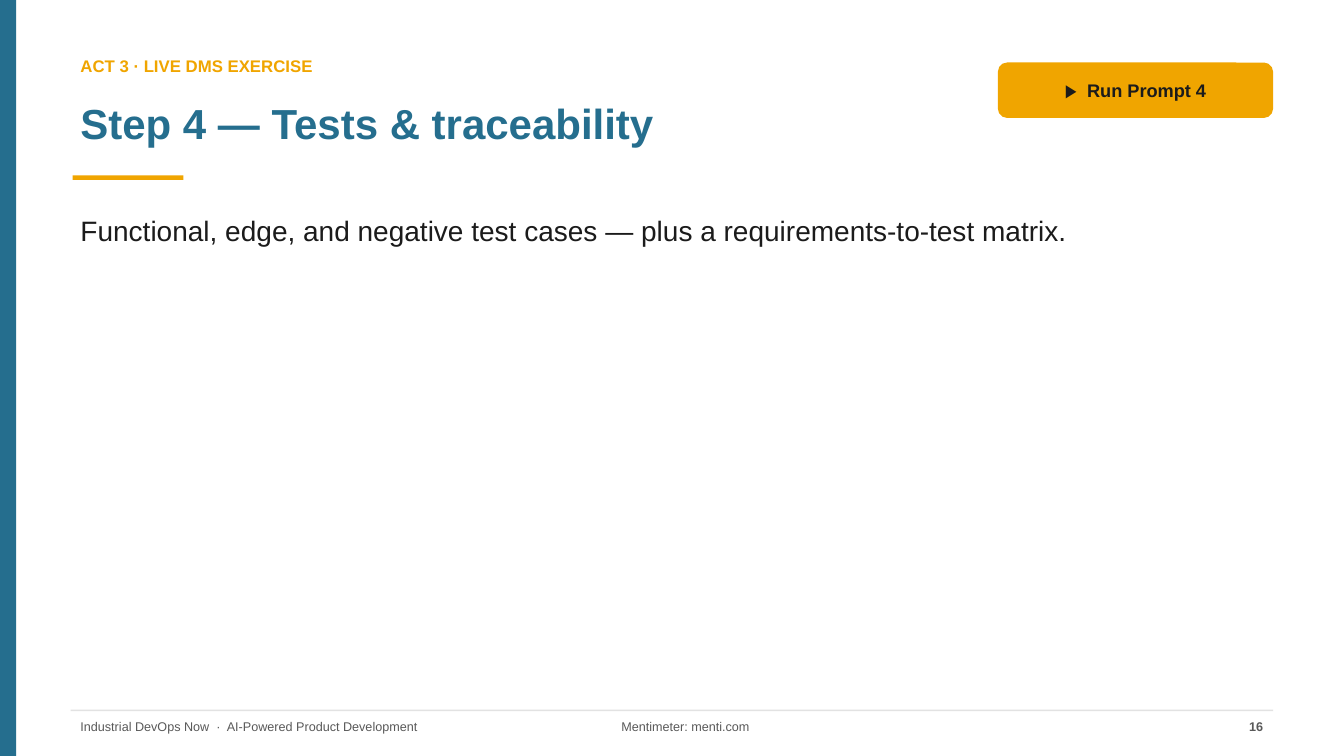
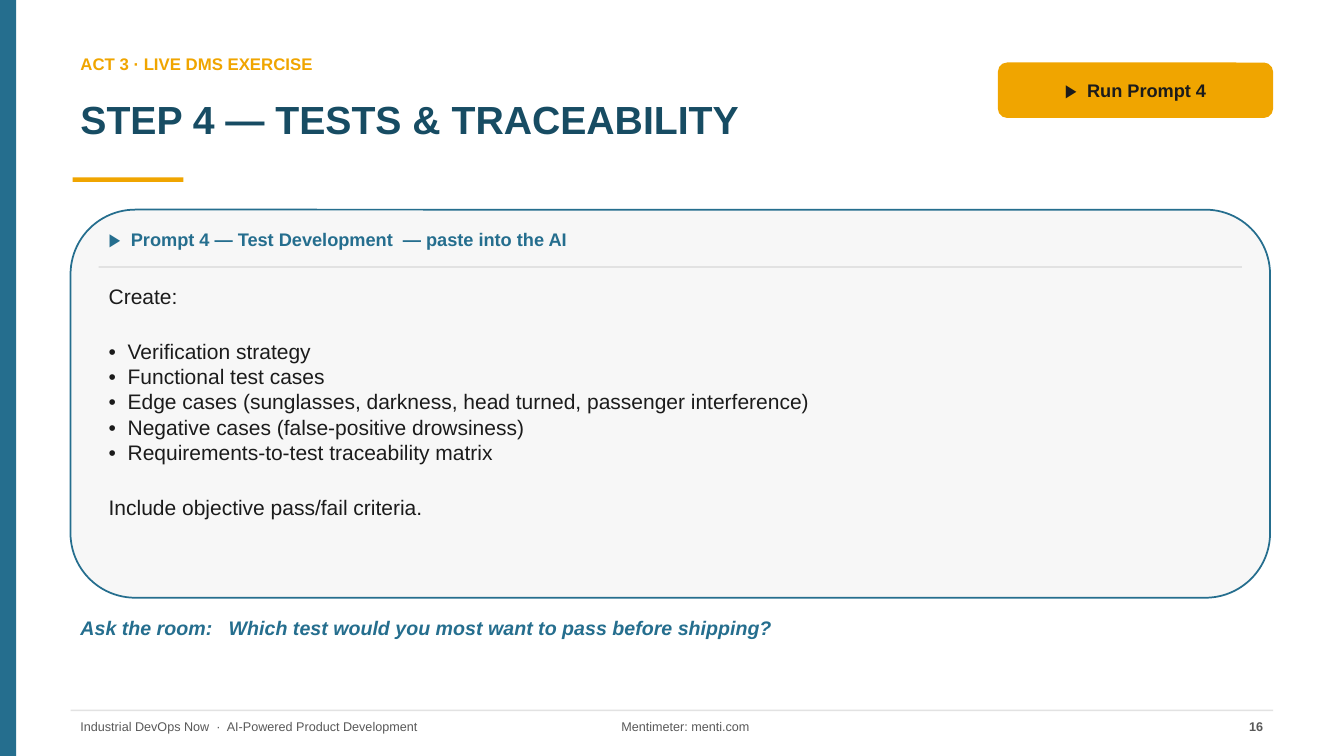
Before and after one commit to rockinryeman/SDLC-Workshop, a slide deck: slide 16 of dms-workshop/AI-Powered-Product-Development_DMS.pptx. Drawn at 1344x756 pixels with LibreOffice and Linux fonts; fonts in the diff are those of the drawing. Boxes give left, top, right and bottom in pixels: in the first picture for what was removed or moved away, otherwise in the second. Text is boxed around its words. In the diff, an @@ line names an element or a change of style, - is before the commit and + after.

```diff
--- a/dms-workshop/AI-Powered-Product-Development_DMS.pptx
+++ b/dms-workshop/AI-Powered-Product-Development_DMS.pptx
@@ text at box(80, 106, 739, 135): text changed; size 30 to 28 pt; text colour #256E8E to #174C63 @@
-Step 4 — Tests & traceability
+STEP 4 — TESTS & TRACEABILITY
@@ rounded rectangle added at box(71, 210, 1270, 598), fill #F7F7F7, outline #256E8E 1.25 pt @@
@@ text removed at box(80, 220, 1066, 246) @@
-Functional, edge, and negative test cases — plus a requirements-to-test matrix.
@@ text added at box(131, 232, 567, 250), 13 pt, text #256E8E, bold @@
+▶ Prompt 4 — Test Development — paste into the AI
@@ rectangle added at box(99, 266, 1242, 268), fill #E2E2E2 @@
@@ text added at box(109, 289, 809, 520), 15 pt, text #1B1B1B @@
+Create:
+• Verification strategy
+• Functional test cases
+• Edge cases (sunglasses, darkness, head turned, passenger interference)
+• Negative cases (false-positive drowsiness)
+• Requirements-to-test traceability matrix
+Include objective pass/fail criteria.
@@ text added at box(80, 620, 772, 639), 14 pt, text #256E8E, bold, italic @@
+Ask the room: Which test would you most want to pass before shipping?
```
Also in this commit, not shown: 20 other slides changed, 4 other files.
